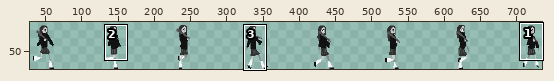
One commit to this sprite sheet: assets/player/amenine/walk.png. The picture above shows the old version from afar; the outline marks the close-up.
Close-up. Before:
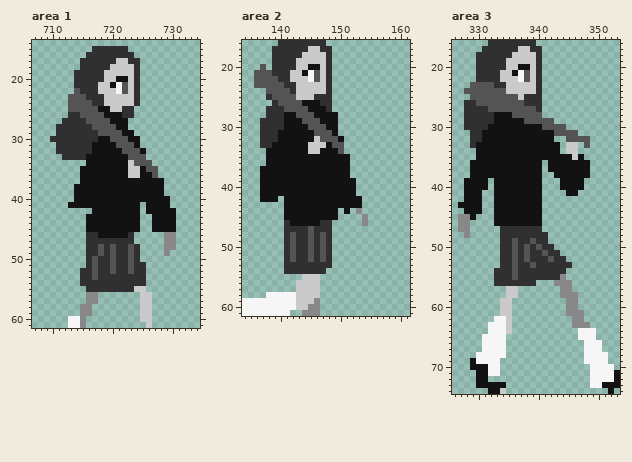
The file is 768x75 pixels. Shown: area 1: x 707..734, y 14..61; area 2: x 134..161, y 16..61; area 3: x 326..353, y 16..74. The wide view leaves out empty margins. The commit also changed other parts of the picture, which this record leaves out.
And afterwards:
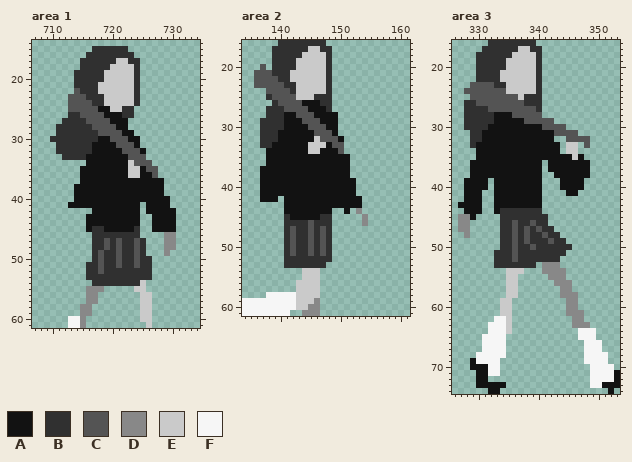
Palette (. is transparent): A #121212  B #303030  C #545454  D #888888  E #cacaca  F #f6f6f6
Changes in this commit:
--- area 1
@@ x 718..724 @@
 19 BEEEEEB
-20 BEEAAEB
-21 EEAFCEB
-22 EEEFCEB
+20 BEEEEEB
+21 EEEEEEB
+22 EEEEEEB
 23 BEEEEEB
@@ x 713..728 @@
 44 ...AAAAAAAAA..AA
-45 ...AAAAAAAAA..AA
-46 ...BBAAAAAB.....
-47 ...BBBBBBBB.....
-48 ...BBCBCBBCB....
-49 ...BBCBCBBCB....
-50 ...BCBBCBBCB....
-51 ...BCBBCBBCBB...
-52 ..BBCBBCBBCBB...
-53 ..BBCBBBBBBBB...
-54 ..BBBBBBBBBBB...
-55 ...BBBBBBBBEE...
+45 ...ABBAAAAAB..AA
+46 ....BBBBBBBB....
+47 ....BBCBCBBCB...
+48 ....BBCBCBBCB...
+49 ....BCBBCBBCB...
+50 ....BCBBCBBCBB..
+51 ...BBCBBCBBCBB..
+52 ...BBCBBBBBBBB..
+53 ...BBBBBBBBBBB..
+54 ....BBBBBBBBE...
+55 ...DDD.....EE...
 56 ...DD.......EE..
--- area 2
@@ x 142..148 @@
 19 BEEEEEB
-20 BEEAAEB
-21 EEAFCEB
-22 EEEFCEB
+20 BEEEEEB
+21 EEEEEEB
+22 EEEEEEB
 23 BEEEEEB
@@ x 139..151 @@
 43 ..AAAAAAAAAAA
-44 ..AAAAAAAAA.A
-45 ..AAAAAAAAA..
-46 ..BAAAAABB...
-47 ..BBBBCBBB...
+44 ..AAAAAAAA..A
+45 ..BAAAAABB...
+46 ..BBBBCBBB...
+47 ..BCBBCBCB...
 48 ..BCBBCBCB...
@@ x 139..150 @@
 51 ..BCBBCBCB..
-52 ..BCBBCBCB..
-53 ..BBBBBBBB..
-54 ..BBBBBBB...
+52 ..BBBBBBBB..
+53 ..BBBBBBB...
+54 .....EEE....
 55 .....EEE....
--- area 3
@@ x 334..340 @@
 19 BEEEEEB
-20 BEEAAEB
-21 EEAFCEB
-22 EEEFCEB
+20 BEEEEEB
+21 EEEEEEB
+22 EEEEEEB
 23 BEEEEEB
@@ x 331..347 @@
 43 ..AAAAAAAA.......
-44 ..AAAAAAAA.......
-45 ..AAAAAAAA.......
-46 ..AAAAAAAA.......
-47 ...BBBBBBB.......
-48 ...BBBBBBBB......
-49 ...BBCBBCBB......
-50 ...BBCBCBCBB.....
-51 ...BBCBCBBCBB....
-52 ...BBCBCBBBCBB...
-53 ...BBCBBCBBBBBB..
-54 ..BBBCBBBBBBBB...
-55 ..BBBCBBBBBBBD...
-56 ..BBBBBBB...DDD..
+44 ..ABBBBBBB.......
+45 ...BBBBBBBB......
+46 ...BBCBBCBB......
+47 ...BBCBCBCBB.....
+48 ...BBCBCBBCBB....
+49 ...BBCBCBBBCBB...
+50 ...BBCBBCBBBBBB..
+51 ..BBBCBBBBBBBB...
+52 ..BBBCBBBBBBB....
+53 ..BBBBBBB.DDD....
+54 ....EEE...DDDD...
+55 ....EE.....DDD...
+56 ....EE......DDD..
 57 ....EE.......DD..
@@ x 332..336 @@
 73 AAA..
-74 AAE..
+74 AA...
